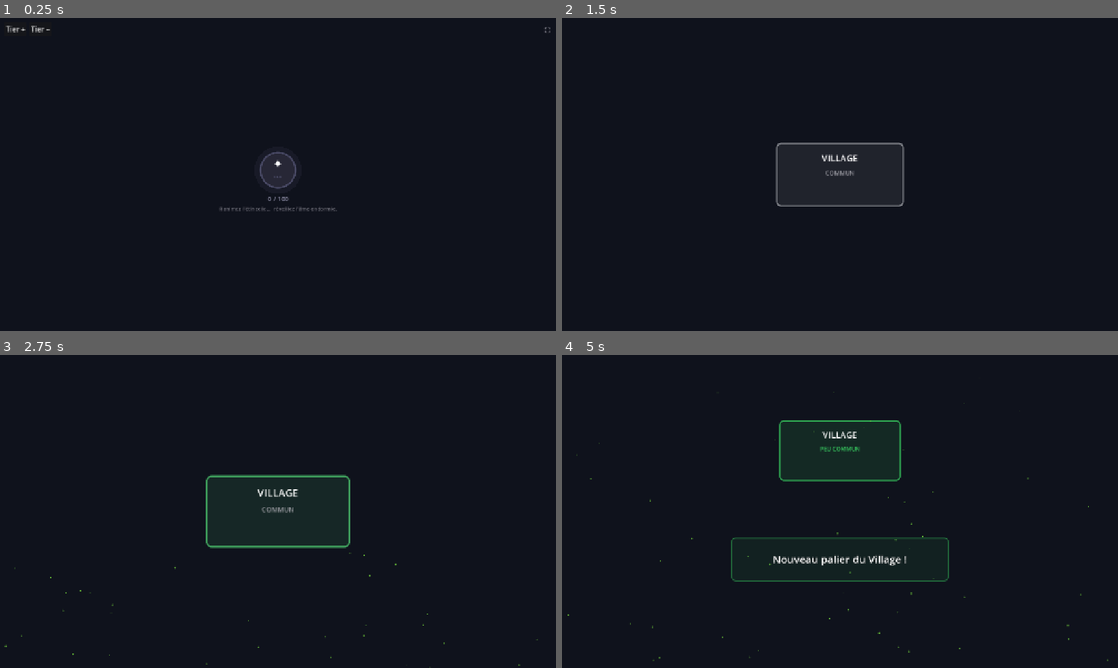
Above: before the commit, frames 1-4 (two rows, left to right).
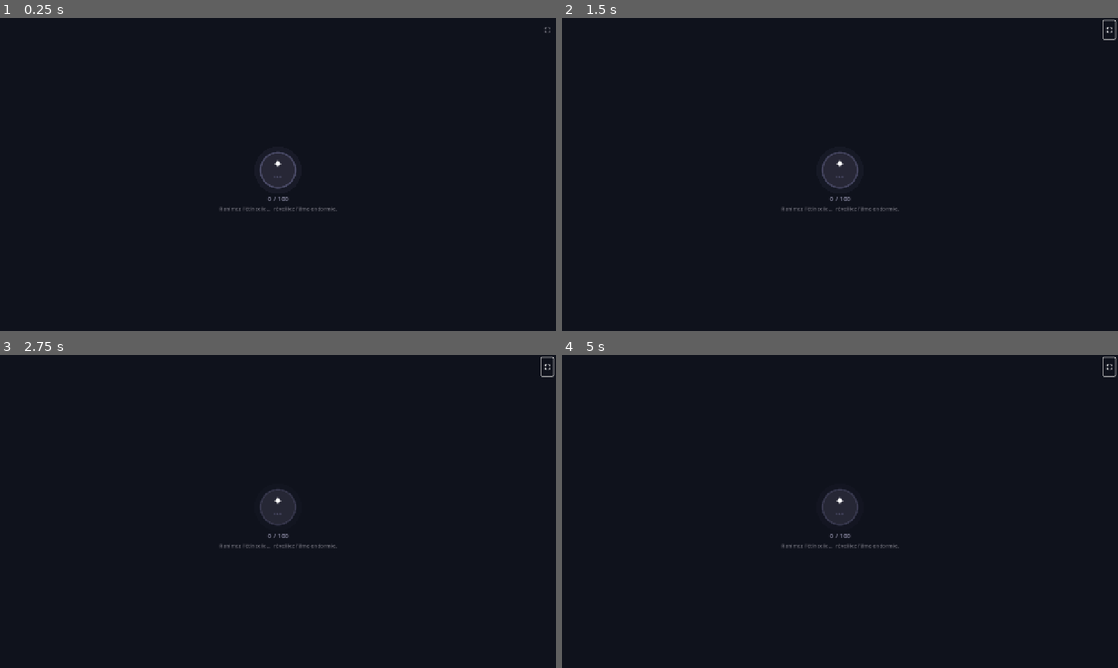
Above: after the commit, the same moments.

Repository: Rhend/Reliquary
Game: Godot game, scene res://scenes/village/village.tscn
The game is run twice, just before and just after one commit, with the same random seed, the same clock (stepped at 60 frames per second) and the same inputs.
Inputs (mouse positions are in pixels of both pictures, inside the frame that each line leads up to):
- Up to frame 1 (0.25 s): no input
- Up to frame 2 (1.5 s): click (578, 30) at 0.5 s, where only the run before the commit has a clickable "Tier +"; click (1106, 30) at 1.25 s, where only the run after the commit has a clickable "⛶"
- Up to frame 3 (2.75 s): click (544, 367) at 2 s, where only the run after the commit has a clickable "⛶"
- Up to frame 4 (5 s): click (1106, 367) at 2.75 s, where only the run after the commit has a clickable "⛶"; tap Enter at 3.5, 3.6, 4.35 s; move the mouse to (962, 495) at 3.52 s; click (962, 495) at 3.67 s; tap Space at 3.77, 4.52 s; move the mouse to (728, 527) at 4.27 s; click (728, 527) at 4.42 s

The runs differ from the first frame. In frame 1, less than 0.1% of the frame differs, in the area x 1-9%, y 2-5%; in frame 2, 0.9%; in frame 3, 1.1%; in frame 4, 2.4%, in the area x 1-100%, y 0-98%.

Commit message:
chore: supprime les boutons debug Tier +/−

Diff:
--- a/scenes/village/Village.gd
+++ b/scenes/village/Village.gd
@@ -105,7 +105,6 @@
 	else:
 		_build_hub(creature, tier)
 
-	_build_debug_buttons()
 	_build_fullscreen_btn()
 
 # ─── Phase d'éclosion : naissance du Village (pré-T0) ─────────
@@ -519,50 +518,6 @@
 	tw.tween_property(banner, "modulate:a", 0.0, fade)
 	tw.tween_callback(banner.queue_free)
 
-# ─── Debug : boutons tier ─────────────────────────────────────
-# Ajoute les boutons "Tier +/-" pour tester visuellement les tiers sans sauvegarder.
-func _build_debug_buttons() -> void:
-	var vb := VBoxContainer.new()
-	vb.anchor_left   = 0.0; vb.anchor_top    = 0.0
-	vb.anchor_right  = 0.0; vb.anchor_bottom = 0.0
-	vb.offset_left   = 10;  vb.offset_top    = 10
-	vb.offset_right  = 10;  vb.offset_bottom = 10
-	vb.add_theme_constant_override("separation", 4)
-	add_child(vb)
-
-	var row1 := HBoxContainer.new()
-	row1.add_theme_constant_override("separation", 6)
-	vb.add_child(row1)
-
-	var up := Button.new()
-	up.text = "Tier +"
-	up.pressed.connect(_debug_tier_up)
-	row1.add_child(up)
-
-	var dn := Button.new()
-	dn.text = "Tier −"
-	dn.pressed.connect(_debug_tier_down)
-	row1.add_child(dn)
-
-# Incrémente le tier du héros, réinitialise son XP et recharge la scène.
-func _debug_tier_up() -> void:
-	var hero := GameData.get_entity("hero")
-	var tier := hero.get("maitrise_actuelle", 0) as int
-	if tier < GameData.MAX_TIER:
-		hero["maitrise_actuelle"] = tier + 1
-		hero["xp_maitrise_actuelle"]   = 0.0
-		SaveManager.save()
-		_launch_evolution_ritual("village", "hero", "Village", tier, tier + 1)
-
-# Décrémente le tier du héros, réinitialise son XP et recharge la scène.
-func _debug_tier_down() -> void:
-	var hero := GameData.get_entity("hero")
-	var tier := hero.get("maitrise_actuelle", 0) as int
-	if tier > 0:
-		hero["maitrise_actuelle"] = tier - 1
-		hero["xp_maitrise_actuelle"]   = 0.0
-		SaveManager.save()
-		_launch_evolution_ritual("village", "hero", "Village", tier, tier - 1)
 
 # Ajoute le bouton ⛶ en haut à droite pour basculer le plein écran.
 func _build_fullscreen_btn() -> void:
